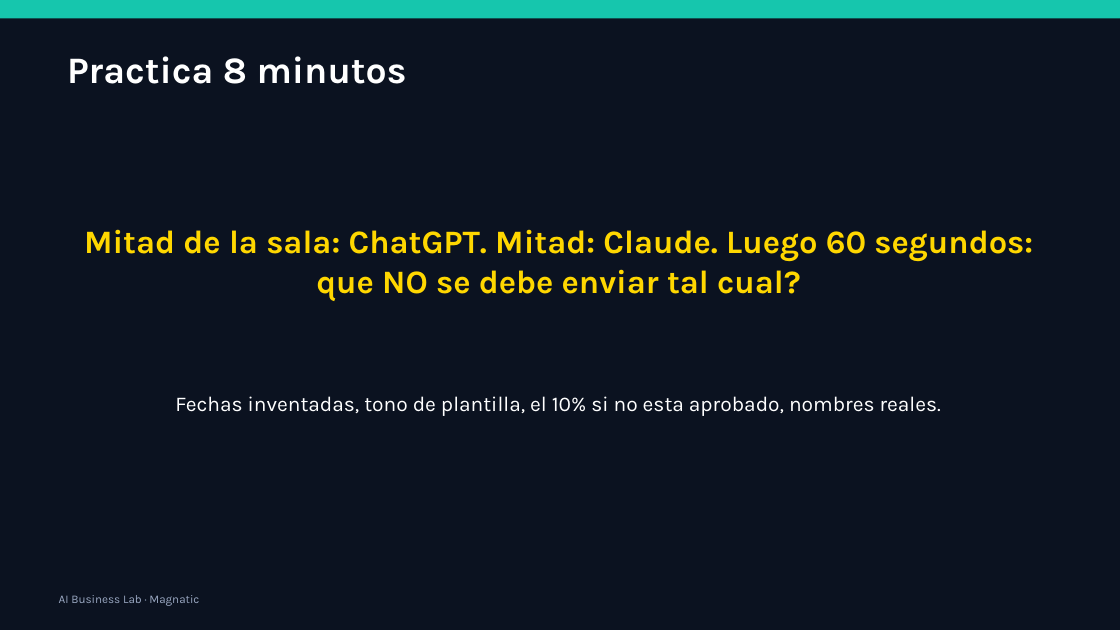
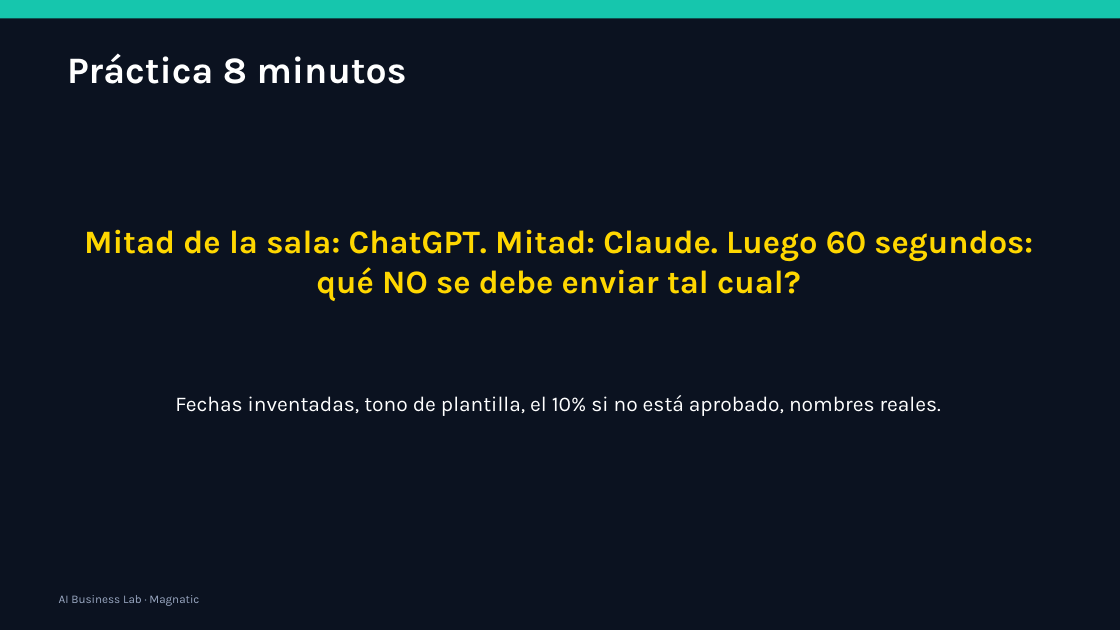
Before and after one commit to xander0408/CURSOS, a slide deck: slide 55 of AI-Business-Lab-Presentacion.pptx. Drawn at 1120x630 pixels with LibreOffice and Linux fonts; fonts in the diff are those of the drawing. Boxes give left, top, right and bottom in pixels: in the first picture for what was removed or moved away, otherwise in the second. Text is boxed around its words. In the diff, an @@ line names an element or a change of style, - is before the commit and + after.

```diff
--- a/AI-Business-Lab-Presentacion.pptx
+++ b/AI-Business-Lab-Presentacion.pptx
@@ text at [67,53,407,84]: text changed @@
-Practica 8 minutos
+Práctica 8 minutos
@@ text at [84,229,1033,301]: text changed @@
-Mitad de la sala: ChatGPT. Mitad: Claude. Luego 60 segundos: que NO se debe enviar tal cual?
+Mitad de la sala: ChatGPT. Mitad: Claude. Luego 60 segundos: qué NO se debe enviar tal cual?
@@ text at [175,395,941,416]: text changed @@
-Fechas inventadas, tono de plantilla, el 10% si no esta aprobado, nombres reales.
+Fechas inventadas, tono de plantilla, el 10% si no está aprobado, nombres reales.
```
Also in this commit, not shown: 56 other slides changed, 27 other files.
